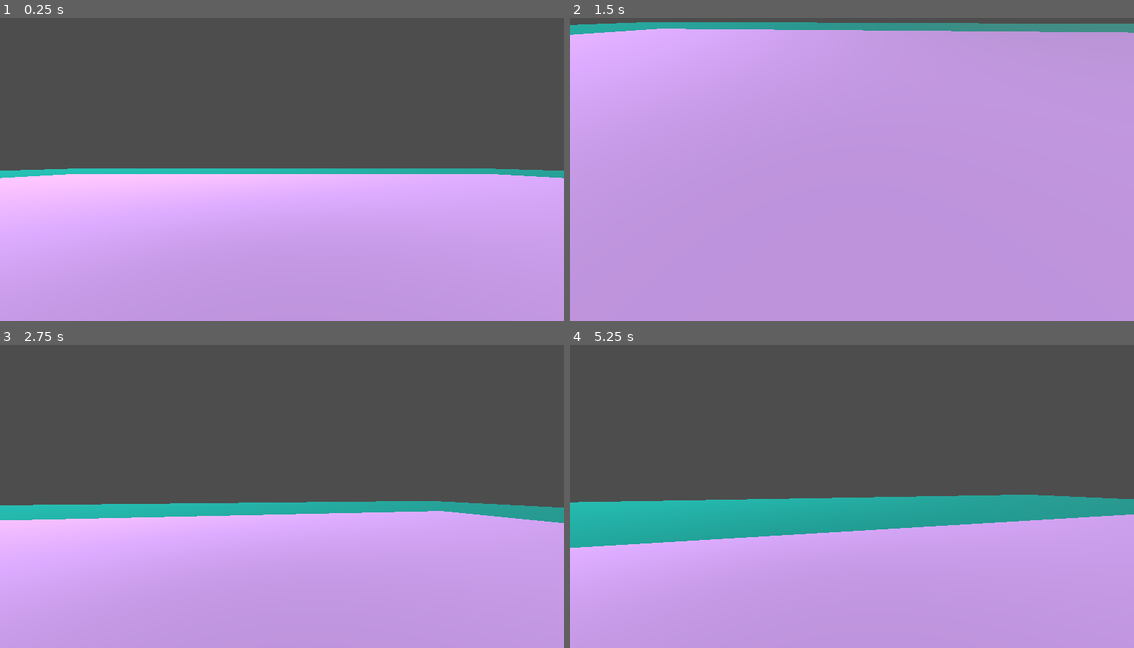
Above: before the commit, frames 1-4 (two rows, left to right).
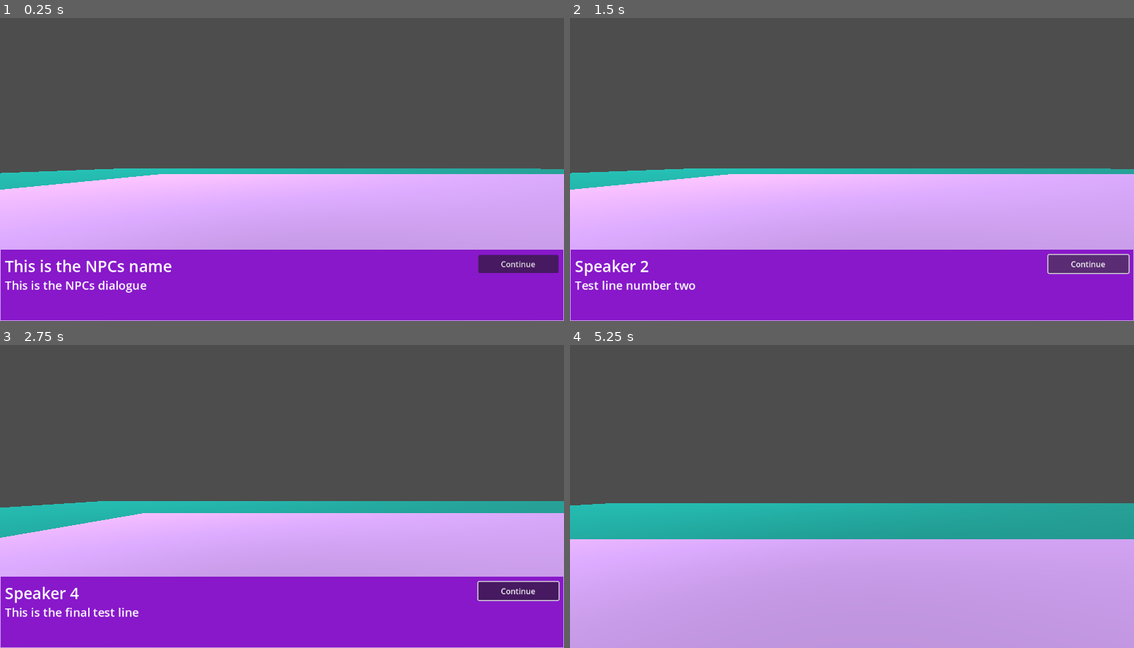
Above: after the commit, the same moments.

Repository: Maurice438361/SlimeClash
Game: Godot game, scene res://Scenes/world.tscn
Two runs of this game, one before a commit and one after it. Both use one fixed random seed, a clock stepped at 60 frames per second and the inputs below.
Inputs (mouse positions are in pixels of both pictures, inside the frame that each line leads up to):
- Up to frame 1 (0.25 s): no input
- Up to frame 2 (1.5 s): click (1088, 263) at 0.5 s, where only the run after the commit has a clickable "Continue"; click (1088, 263) at 1.25 s, where only the run after the commit has a clickable "Continue"
- Up to frame 3 (2.75 s): tap Enter at 2 s; move the mouse to (310, 487) at 2.02 s; hold W (up) from 2.03 s (still down); tap Space (jump) at 2.27 s
- Up to frame 4 (5.25 s): keep holding W (up); move the mouse to (823, 490) at 2.77 s; tap Space (jump) at 3.02, 4.52 s; move the mouse to (863, 484) at 3.52 s; move the mouse to (846, 493) at 4.27 s; move the mouse to (891, 493) at 5.02 s

The runs differ from the first frame. In frame 1, 24% of the frame differs, in the area x 0-100%, y 49-100%; in frame 2, 89%, in the area x 0-100%, y 1-100%; in frame 3, 25%; in frame 4, 5.1%.

Commit message:
Adding an NPC with interaction
Adding an NPC with interaction, currently still has an issue but saving beforehand

Diff:
--- /dev/null
+++ b/slimeclash/Scenes/dialogue_trigger.tscn
@@ -0,0 +1,17 @@
+[gd_scene load_steps=3 format=3 uid="uid://o3ufcfihvcb"]
+
+[ext_resource type="Script" uid="uid://7hn7s3iiv4l2" path="res://Scripts/dialogue_trigger.gd" id="1_e2jh5"]
+
+[sub_resource type="BoxShape3D" id="BoxShape3D_ld6ec"]
+
+[node name="dialogue_trigger" type="Node3D"]
+script = ExtResource("1_e2jh5")
+dialogues = Array[String](["This is the first test line", "Test line number two", "Second to last test line", "This is the final test line"])
+speaker_names = Array[String](["Speaker 1", "Speaker 2", "Speaker 3", "Speaker 4"])
+
+[node name="trigger" type="Area3D" parent="."]
+
+[node name="collision" type="CollisionShape3D" parent="trigger"]
+shape = SubResource("BoxShape3D_ld6ec")
+
+[connection signal="body_entered" from="trigger" to="." method="start_dialogue"]
--- /dev/null
+++ b/slimeclash/Scenes/dialogue_ui.tscn
@@ -0,0 +1,50 @@
+[gd_scene format=3 uid="uid://c83sdxrsq82q2"]
+
+[node name="dialogue_ui" type="Control"]
+layout_mode = 3
+anchors_preset = 15
+anchor_right = 1.0
+anchor_bottom = 1.0
+grow_horizontal = 2
+grow_vertical = 2
+
+[node name="canvas" type="CanvasLayer" parent="."]
+
+[node name="bg" type="ColorRect" parent="canvas"]
+offset_left = 1.0
+offset_top = 502.0
+offset_right = 1151.0
+offset_bottom = 646.0
+color = Color(0.533064, 0.0929088, 0.791113, 1)
+
+[node name="speaker_name" type="RichTextLabel" parent="canvas"]
+offset_left = 10.0
+offset_top = 513.0
+offset_right = 440.0
+offset_bottom = 566.0
+theme_override_font_sizes/bold_italics_font_size = 16
+theme_override_font_sizes/italics_font_size = 16
+theme_override_font_sizes/mono_font_size = 16
+theme_override_font_sizes/normal_font_size = 32
+theme_override_font_sizes/bold_font_size = 16
+text = "This is the NPCs name"
+
+[node name="dialogue_text" type="RichTextLabel" parent="canvas"]
+offset_left = 10.0
+offset_top = 558.0
+offset_right = 1143.0
+offset_bottom = 636.0
+theme_override_font_sizes/bold_italics_font_size = 16
+theme_override_font_sizes/italics_font_size = 16
+theme_override_font_sizes/mono_font_size = 16
+theme_override_font_sizes/normal_font_size = 24
+theme_override_font_sizes/bold_font_size = 16
+text = "This is the NPCs dialogue
+"
+
+[node name="continue" type="Button" parent="canvas"]
+offset_left = 977.0
+offset_top = 513.0
+offset_right = 1141.0
+offset_bottom = 550.0
+text = "Continue"
--- a/slimeclash/Scenes/world.tscn
+++ b/slimeclash/Scenes/world.tscn
@@ -1,6 +1,8 @@
-[gd_scene load_steps=8 format=3 uid="uid://c83d7qwec7hga"]
+[gd_scene load_steps=11 format=3 uid="uid://c83d7qwec7hga"]
 
 [ext_resource type="PackedScene" uid="uid://btexn452patpm" path="res://Objects/player.tscn" id="1_a02cp"]
+[ext_resource type="PackedScene" uid="uid://o3ufcfihvcb" path="res://Scenes/dialogue_trigger.tscn" id="2_go701"]
+[ext_resource type="PackedScene" uid="uid://c83sdxrsq82q2" path="res://Scenes/dialogue_ui.tscn" id="3_5a7ea"]
 
 [sub_resource type="BoxShape3D" id="BoxShape3D_a02cp"]
 
@@ -20,44 +22,58 @@
 size = Vector2(100, 100)
 orientation = 1
 
-[node name="World" type="Node3D"]
+[sub_resource type="CapsuleMesh" id="CapsuleMesh_go701"]
+
+[node name="world" type="Node3D"]
 transform = Transform3D(1, 0, 0, 0, 1, 0, 0, 0, 1, -0.200516, -3.8147e-06, 0.0847015)
 
-[node name="Floor" type="StaticBody3D" parent="."]
+[node name="floor" type="StaticBody3D" parent="."]
 
-[node name="CollisionShape3D" type="CollisionShape3D" parent="Floor"]
+[node name="CollisionShape3D" type="CollisionShape3D" parent="floor"]
 transform = Transform3D(50, 0, 0, 0, 1, 0, 0, 0, 50, 0, -0.5, 0)
 shape = SubResource("BoxShape3D_a02cp")
 
-[node name="MeshInstance3D" type="MeshInstance3D" parent="Floor"]
+[node name="MeshInstance3D" type="MeshInstance3D" parent="floor"]
 mesh = SubResource("QuadMesh_yp4wr")
 surface_material_override/0 = SubResource("StandardMaterial3D_yp4wr")
 
 [node name="DirectionalLight3D" type="DirectionalLight3D" parent="."]
 transform = Transform3D(0.707107, -0.5, 0.5, 0, 0.707107, 0.707107, -0.707107, -0.5, 0.5, 25, 25, 25)
 
-[node name="Player" parent="." instance=ExtResource("1_a02cp")]
-transform = Transform3D(1, 0, 0, 0, 1, 0, 0, 0, 1, 0, 1.00508, 0)
+[node name="player" parent="." instance=ExtResource("1_a02cp")]
+transform = Transform3D(1, 0, 0, 0, 1, 0, 0, 0, 1, -10.6695, 1.00508, 0)
 
-[node name="Map borders" type="StaticBody3D" parent="."]
+[node name="map_borders" type="StaticBody3D" parent="."]
 
-[node name="CollisionShapeBorder1" type="CollisionShape3D" parent="Map borders"]
+[node name="CollisionShapeBorder1" type="CollisionShape3D" parent="map_borders"]
 transform = Transform3D(50, 0, 0, 0, 10, 0, 0, 0, 1, 0, 5, 25.5)
 shape = SubResource("BoxShape3D_go701")
 
-[node name="CollisionShapeBorder2" type="CollisionShape3D" parent="Map borders"]
+[node name="CollisionShapeBorder2" type="CollisionShape3D" parent="map_borders"]
 transform = Transform3D(50, 0, 0, 0, 10, 0, 0, 0, 1, 0, 5, -25.5)
 shape = SubResource("BoxShape3D_go701")
 
-[node name="CollisionShapeBorder3" type="CollisionShape3D" parent="Map borders"]
+[node name="CollisionShapeBorder3" type="CollisionShape3D" parent="map_borders"]
 transform = Transform3D(-2.18557e-06, 0, 1, 0, 10, 0, -50, 0, -4.37114e-08, 25.5, 5, 0)
 shape = SubResource("BoxShape3D_go701")
 
-[node name="CollisionShapeBorder4" type="CollisionShape3D" parent="Map borders"]
+[node name="CollisionShapeBorder4" type="CollisionShape3D" parent="map_borders"]
 transform = Transform3D(-2.18557e-06, 0, 1, 0, 10, 0, -50, 0, -4.37114e-08, -25.5, 5, 0)
 shape = SubResource("BoxShape3D_go701")
 
-[node name="MeshOcean" type="MeshInstance3D" parent="Map borders"]
+[node name="MeshOcean" type="MeshInstance3D" parent="map_borders"]
 transform = Transform3D(1, 0, 0, 0, 1, 0, 0, 0, 1, -0.0888596, -0.1, -0.173302)
 material_override = SubResource("StandardMaterial3D_5a7ea")
 mesh = SubResource("QuadMesh_8j60k")
+
+[node name="dummy" type="Node3D" parent="."]
+transform = Transform3D(1, 0, 0, 0, 1, 0, 0, 0, 1, 14.3024, 1.26834, 0)
+
+[node name="MeshInstance3D" type="MeshInstance3D" parent="dummy"]
+mesh = SubResource("CapsuleMesh_go701")
+
+[node name="dialogue_ui" parent="." instance=ExtResource("3_5a7ea")]
+
+[node name="dialogue_trigger" parent="." node_paths=PackedStringArray("speaker") instance=ExtResource("2_go701")]
+transform = Transform3D(1, 0, 0, 0, 1, 0, 0, 0, 1, 14.2808, 1.72079, 0)
+speaker = NodePath("../dummy")
--- /dev/null
+++ b/slimeclash/Scripts/dialogue_trigger.gd
@@ -0,0 +1,43 @@
+extends Node3D
+
+@onready var dialogue_ui = get_tree().current_scene.get_node("dialogue_ui/canvas")
+@onready var speaker_name: RichTextLabel = get_tree().current_scene.get_node("dialogue_ui/canvas/speaker_name")
+@onready var dialogue_text: RichTextLabel = get_tree().current_scene.get_node("dialogue_ui/canvas/dialogue_text")
+@onready var player: CharacterBody3D = get_tree().current_scene.get_node("player")
+
+@export var dialogues: Array[String]
+@export var speaker_names: Array[String]
+@export var speaker: Node3D
+
+var current_dialogue = -1
+var started = false
+
+func _ready() -> void:
+	dialogue_ui.get_node("continue").connect("pressed", Callable(self, "continue_dialogue"))
+
+func start_dialogue(body):
+	if body == player:
+		started = true
+		Input.set_mouse_mode(Input.MOUSE_MODE_VISIBLE)
+		player.SPEED = 0.0
+		player.sensitivity = 0.0
+		dialogue_ui.visible = true
+		player.look_at(player.global_transform.origin)
+		speaker.rotation_degrees.x = 0.0
+		speaker.rotation_degrees.z = 0.0
+
+func end_dialogue():
+	player.SPEED = 5.0
+	player.sensitivity = 0.003
+	Input.set_mouse_mode(Input.MOUSE_MODE_CAPTURED)
+	dialogue_ui.visible = false
+
+func continue_dialogue():
+	current_dialogue += 1
+	if current_dialogue < dialogues.size():
+		if !dialogue_ui.visible:
+			dialogue_ui.visible = true
+		dialogue_text.text = dialogues[current_dialogue]
+		speaker_name.text = speaker_names[current_dialogue]
+	else:
+		end_dialogue()
--- a/slimeclash/Scripts/player.gd
+++ b/slimeclash/Scripts/player.gd
@@ -1,8 +1,8 @@
 extends CharacterBody3D
 
 
-const SPEED = 5.0
-const JUMP_VELOCITY = 4.5
+var SPEED = 5.0
+var JUMP_VELOCITY = 4.5
 
 var sensitivity = 0.003
 @onready var camera = $Camera3D
@@ -10,7 +10,7 @@
 func _ready():
 	Input.mouse_mode = Input.MOUSE_MODE_CAPTURED
 
-func _process(delta):
+func _process(_delta):
 	if Input.is_action_just_pressed("escape"):
 		get_tree().quit()
 
Not shown, added: slimeclash/Scripts/dialogue_trigger.gd.uid
